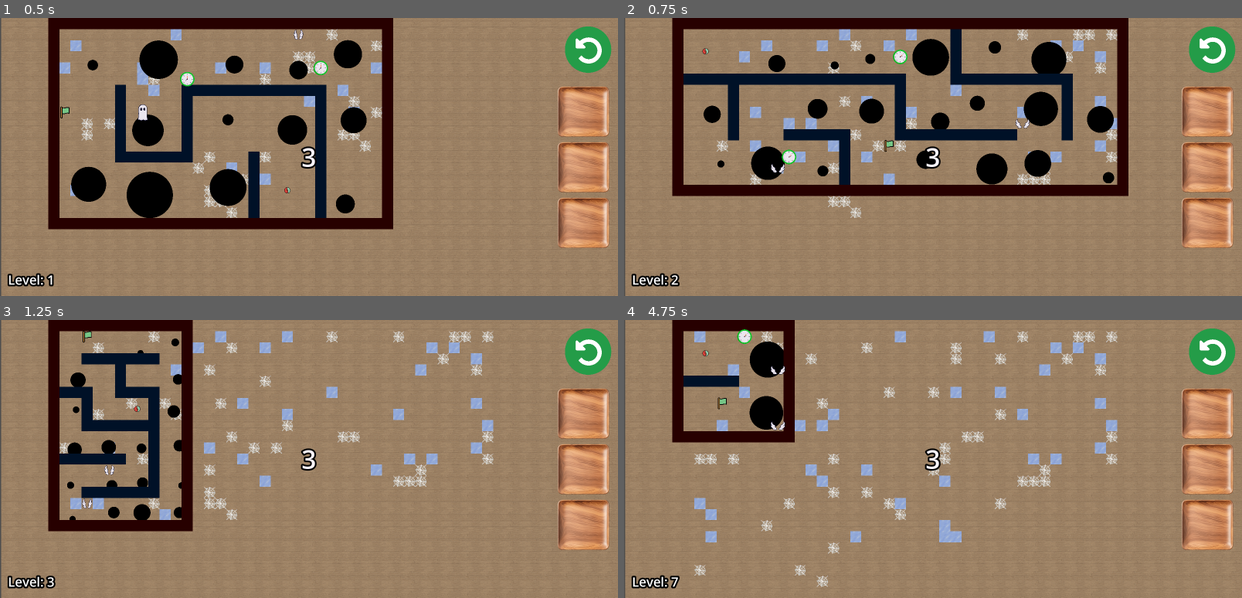
Above: before the commit, frames 1-4 (two rows, left to right).
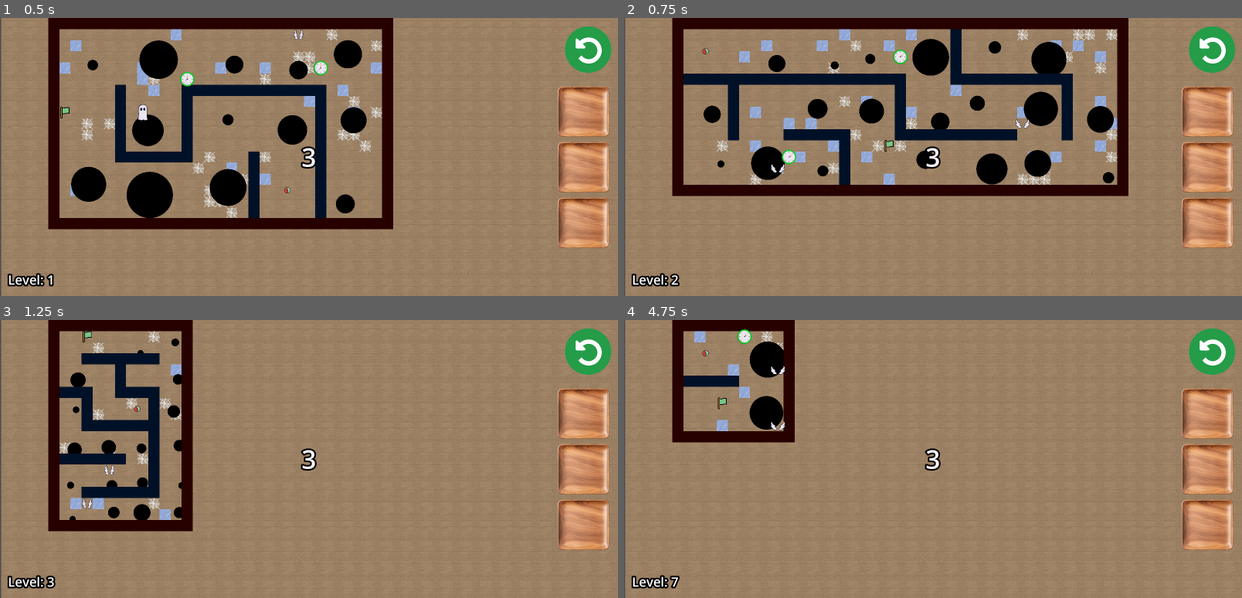
Above: after the commit, the same moments.

Repository: Herovero/GyroMaze
Game: Godot game, scene res://Scenes/main.tscn
Two runs of this game, one before a commit and one after it. Both use one fixed random seed, a clock stepped at 60 frames per second and the inputs below.
Inputs:
- Up to frame 1 (0.5 s): no input
- Up to frame 2 (0.75 s): tap Enter (ui_accept) at 0.5 s; hold Right (ui_right) from 0.53 s (still down)
- Up to frame 3 (1.25 s): keep holding Right (ui_right); tap Enter (ui_accept) at 0.77 s
- Up to frame 4 (4.75 s): release Right (ui_right) at 1.28 s; hold Down (ui_down) 1.28-2.03 s; tap Enter (ui_accept) at 1.52, 3.02, 3.77, 4.52 s; hold Right (ui_right) 2.03-2.78 s; hold Up (ui_up) 2.78-3.53 s; hold Left (ui_left) from 3.53 s (still down)

Frame 1 is identical in both runs. In frame 2, 0.2% of the frame differs, in the area x 33-39%, y 63-72%; in frame 3, 3.0%; in frame 4, 4.3%, in the area x 11-80%, y 3-97%.

Commit message:
clear movement tiles on level change

Diff:
--- a/Scripts/mazegen3.gd
+++ b/Scripts/mazegen3.gd
@@ -107,6 +107,7 @@
 func clear_current_level():
 	# 1. Clear the TileMap
 	Maze.clear()
+	movement_tiles.clear()
 
 	# 2. Delete all spawned items (Holes, Powerups, Finish)
 	# We use a group name "LevelTrash" to identify them
